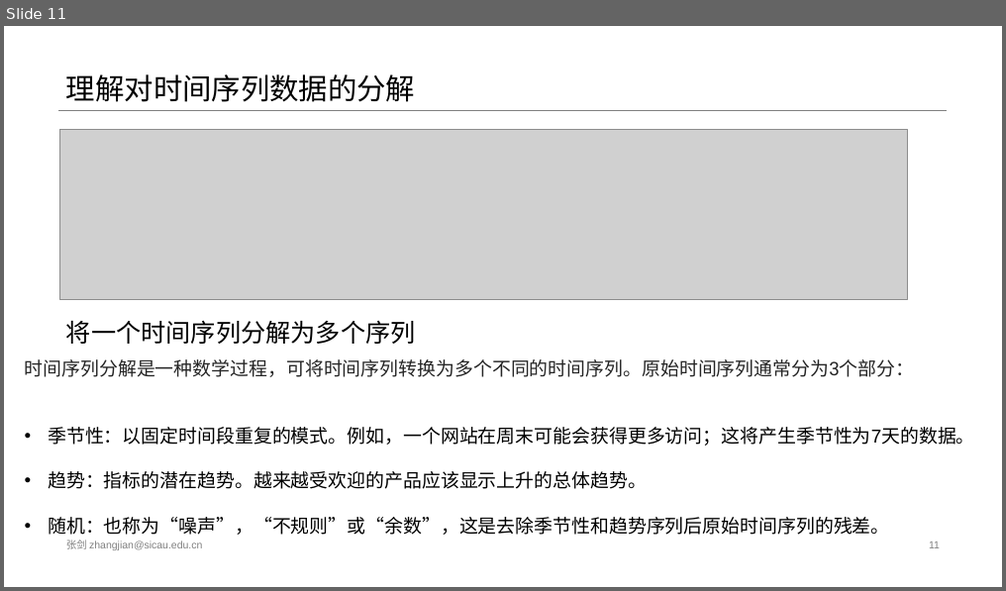
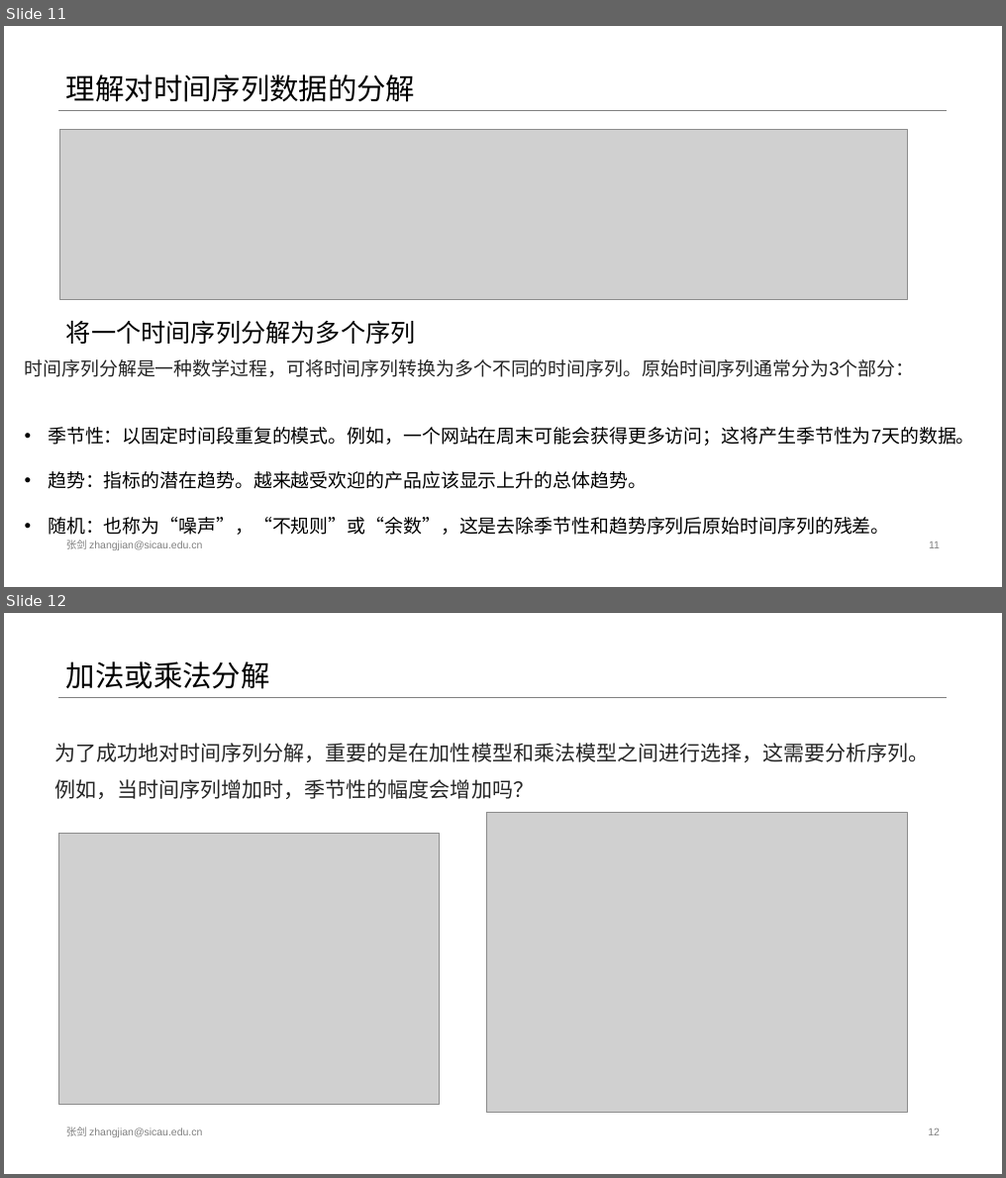
Before and after one commit to jefeerzhang/forcast, a slide deck: 预测与项目生产规模.pptx. Shown one above the other, each under a label of ours: slide 11 before the commit, slides 11 and 12 after it. The pictures are 1006x591 and 1006x1178 pixels, drawn with LibreOffice and Linux fonts; fonts in the diff are those of the drawing; grey boxes stand for pictures. Boxes give left, top, right and bottom in pixels: in the first picture for what was removed or moved away, otherwise in the second. Text is boxed around its words. In the diff, an @@ line names an element or a change of style, - is before the commit and + after.

```diff
--- a/预测与项目生产规模.pptx
+++ b/预测与项目生产规模.pptx
@@ slide 12 added at <box>4,613,1002,1174</box>, background #FFFFFF; not listed: 1 template element that a slide beside it also shows @@
@@ title added at <box>66,662,270,689</box>, 28 pt, text #000000 @@
+加法或乘法分解
@@ text added at <box>54,743,929,799</box>, 20 pt, text #252525 @@
+为了成功地对时间序列分解，重要的是在加性模型和乘法模型之间进行选择，这需要分析序列。例如，当时间序列增加时，季节性的幅度会增加吗？
@@ picture added at <box>486,812,907,1113</box> @@
@@ picture added at <box>58,833,439,1105</box> @@
@@ text added at <box>66,1127,202,1138</box>, 10 pt, text #808080 @@
+张剑 zhangjian@sicau.edu.cn
@@ page number added at <box>928,1129,940,1136</box>, 10 pt, text #808080 @@
+12
```
Also in this commit, not shown: 1 slide changed, 1 other slide added, 2 other files.
